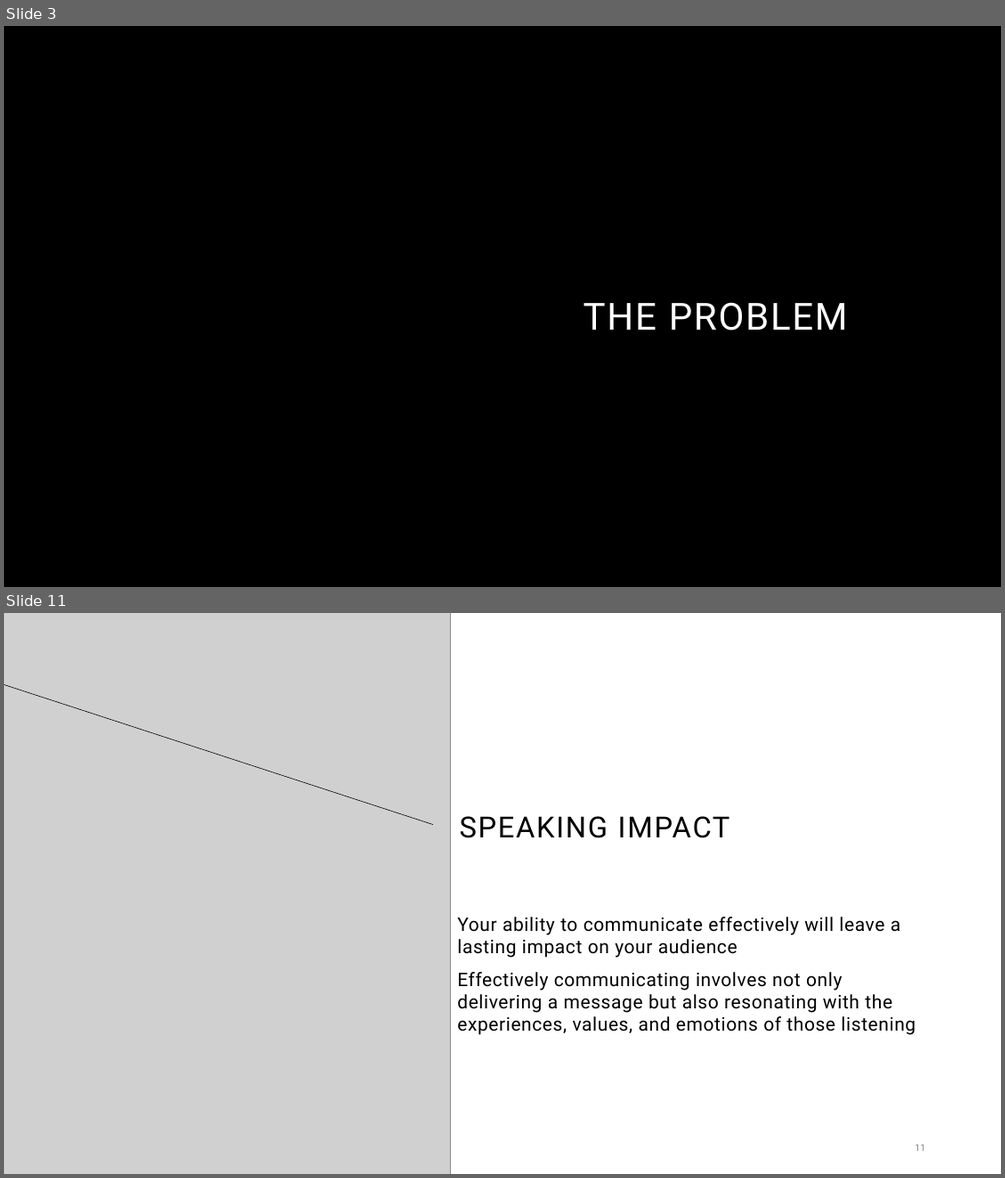
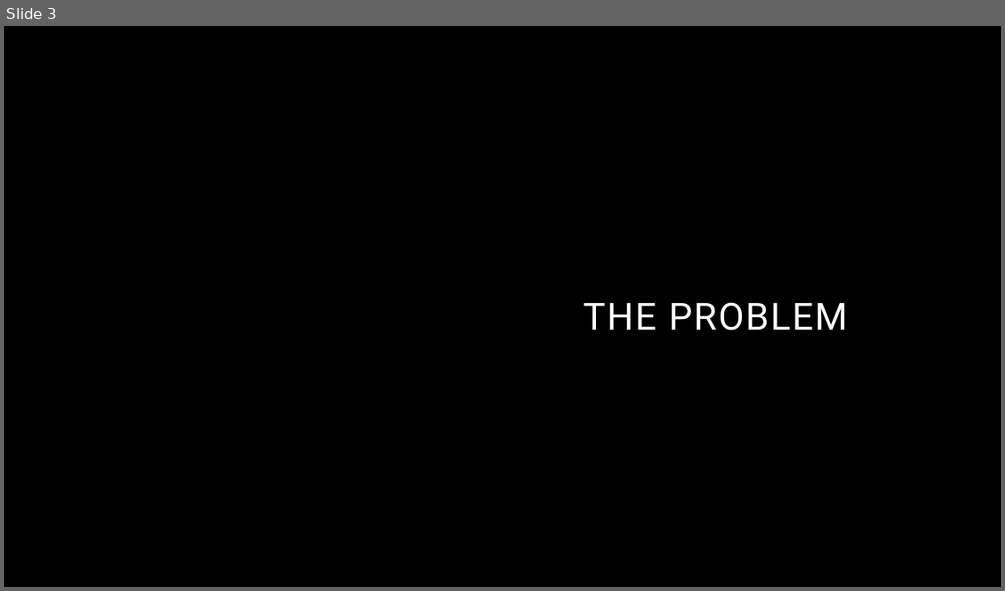
Before and after one commit to rcwaterman/SimpliFInance, a slide deck: SimpliFinance.pptx. Shown one above the other, each under a label of ours: slides 3 and 11 before the commit, slide 3 after it; the slides between them are not shown. The pictures are 1005x1178 and 1005x591 pixels, drawn with LibreOffice and Linux fonts; fonts in the diff are those of the drawing; grey boxes stand for pictures; background and template pictures are left out. Boxes give left, top, right and bottom in pixels: in the first picture for what was removed or moved away, otherwise in the second. Text is boxed around its words. In the diff, an @@ line names an element or a change of style, - is before the commit and + after.

```diff
--- a/SimpliFinance.pptx
+++ b/SimpliFinance.pptx
@@ slide 11 removed at [4,613,1001,1174], background #FFFFFF @@
@@ picture removed at [4,613,451,1174] @@
@@ line removed from (399, 932) to (257, 613) @@
@@ line removed from (433, 825) to (4, 685) @@
@@ title removed at [460,816,730,838] @@
-SPEAKING IMPACT
@@ text removed at [457,916,915,1035] @@
-Your ability to communicate effectively will leave a lasting impact on your audience
-Effectively communicating involves not only delivering a message but also resonating with the experiences, values, and emotions of those listening
@@ page number removed at [914,1143,925,1151] @@
-11
```
Also in this commit, not shown: 8 slides changed, 2 slides added, 5 other slides removed.
